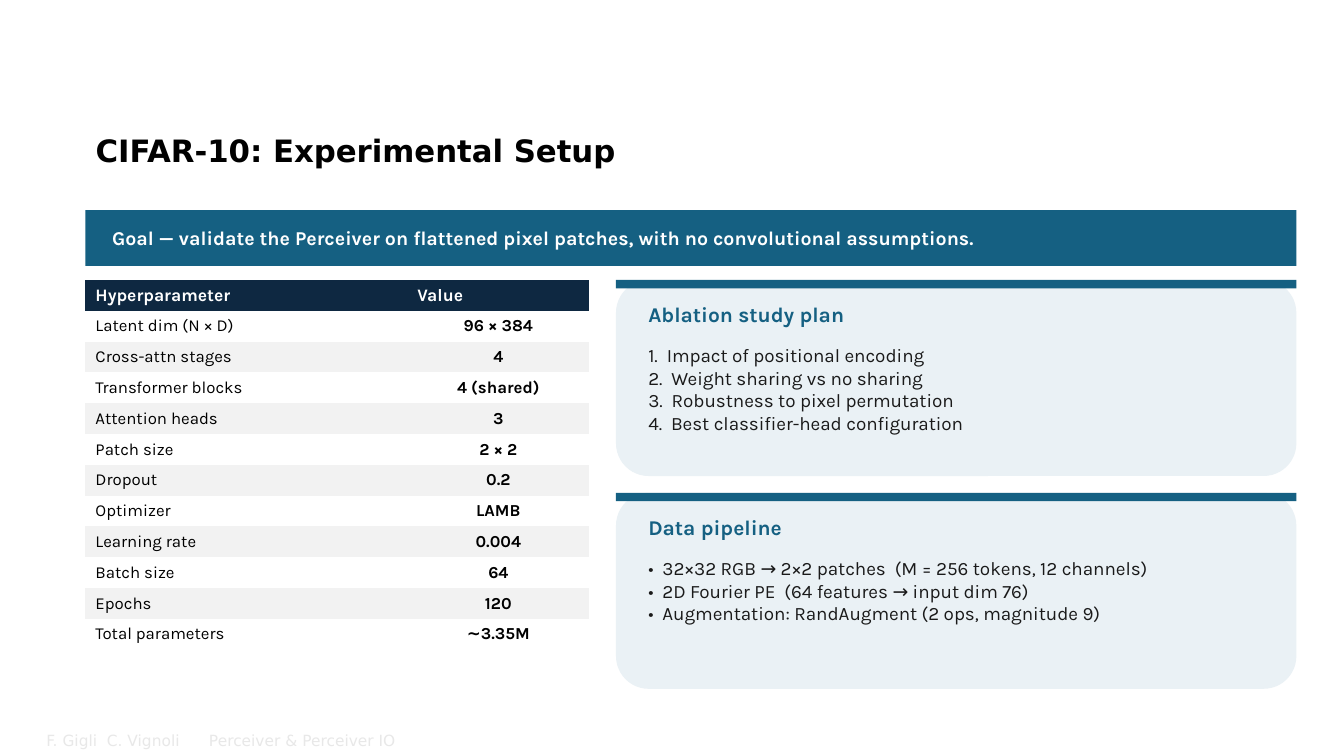
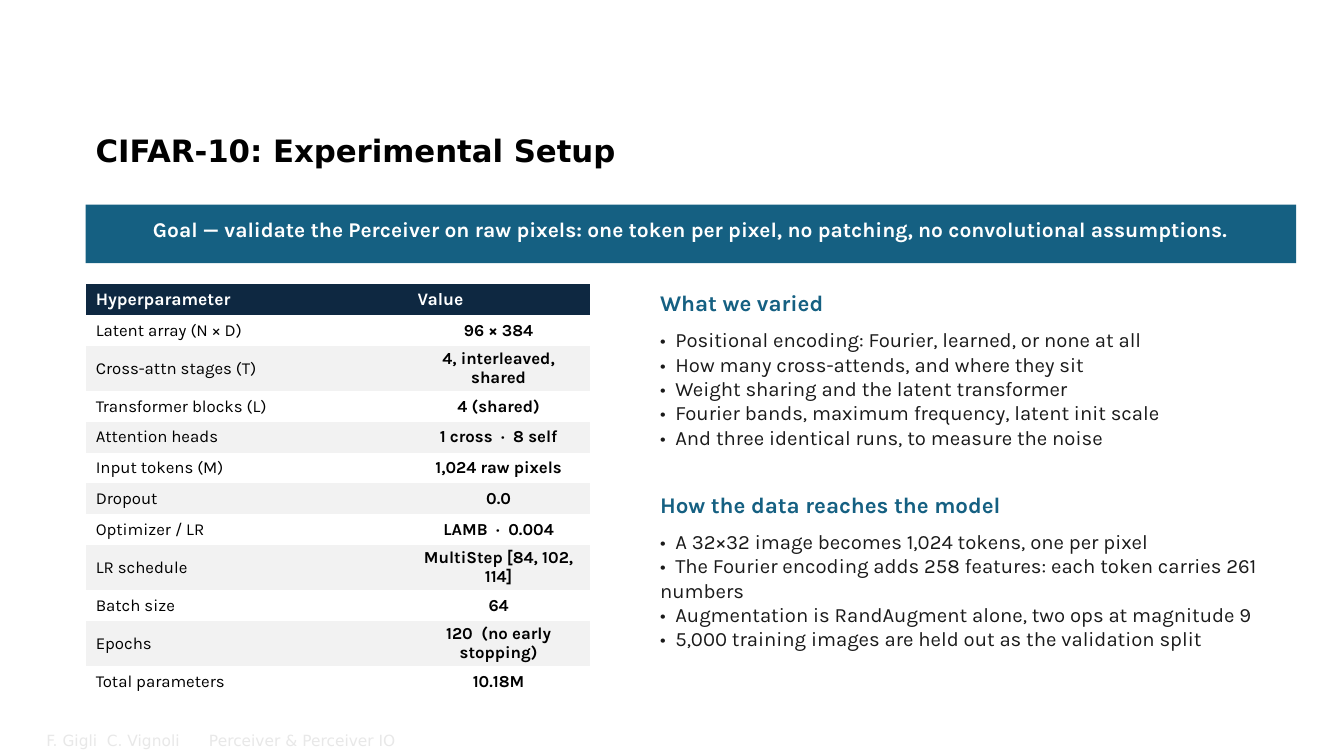
Before and after one commit to FrancescoGigli/Perceiver_project, a slide deck: slide 15 of sito/slide/Perceiver & Perceiver IO.pptx. Drawn at 1344x756 pixels with LibreOffice and Linux fonts; fonts in the diff are those of the drawing; background and template pictures are left out. Boxes give left, top, right and bottom in pixels: in the first picture for what was removed or moved away, otherwise in the second. Text is boxed around its words. In the diff, an @@ line names an element or a change of style, - is before the commit and + after.

```diff
--- a/sito/slide/Perceiver & Perceiver IO.pptx
+++ b/sito/slide/Perceiver & Perceiver IO.pptx
@@ rectangle: place and size @@
-rectangle at (86,210,1297,266)
+rectangle at (86,205,1297,263)
@@ text "Goal — validate the Perceiver ..." at (153,222,1227,243): vertical alignment middle to top @@
@@ text at (153,222,1227,243): text changed; size 14 to 15 pt @@
-Goal — validate the Perceiver on flattened pixel patches, with no convolutional assumptions.
+Goal — validate the Perceiver on raw pixels: one token per pixel, no patching, no convolutional assumptions.
@@ table at (86,284,590,695) @@
-row 2, column 1: Latent dim (N × D)
+row 2, column 1: Latent array (N × D)
-row 3, column 1: Cross-attn stages
+row 3, column 1: Cross-attn stages (T)
-row 3, column 2: 4
+row 3, column 2: 4, interleaved, shared
-row 4, column 1: Transformer blocks
+row 4, column 1: Transformer blocks (L)
-row 5, column 2: 3
+row 5, column 2: 1 cross · 8 self
-row 6, column 1: Patch size
+row 6, column 1: Input tokens (M)
-row 6, column 2: 2 × 2
+row 6, column 2: 1,024 raw pixels
-row 7, column 2: 0.2
+row 7, column 2: 0.0
-row 8, column 1: Optimizer
+row 8, column 1: Optimizer / LR
-row 8, column 2: LAMB
+row 8, column 2: LAMB · 0.004
-row 9, column 1: Learning rate
+row 9, column 1: LR schedule
-row 9, column 2: 0.004
+row 9, column 2: MultiStep [84, 102, 114]
-row 11, column 2: 120
+row 11, column 2: 120 (no early stopping)
-row 12, column 2: ∼3.35M
+row 12, column 2: 10.18M
@@ table: place and size @@
-table at (86,280,590,650)
+table at (86,284,590,695)
@@ rounded rectangle removed at (616,280,1297,476) @@
@@ rectangle removed at (616,280,1297,288) @@
@@ text at (660,295,823,312): text changed; size 15 to 16 pt @@
-Ablation study plan
+What we varied
@@ text at (675,333,1159,447): text changed; size 13.5 to 14.5 pt @@
-1. Impact of positional encoding
-2. Weight sharing vs no sharing
-3. Robustness to pixel permutation
-4. Best classifier-head configuration
+• Positional encoding: Fourier, learned, or none at all
+• How many cross-attends, and where they sit
+• Weight sharing and the latent transformer
+• Fourier bands, maximum frequency, latent init scale
+• And three identical runs, to measure the noise
@@ rounded rectangle removed at (616,493,1297,689) @@
@@ rectangle removed at (616,493,1297,501) @@
@@ text at (660,497,1000,514): text changed; size 15 to 16 pt @@
-Data pipeline
+How the data reaches the model
@@ text at (660,535,1256,651): text changed; size 13.5 to 14.5 pt @@
-• 32×32 RGB → 2×2 patches (M = 256 tokens, 12 channels)
-• 2D Fourier PE (64 features → input dim 76)
-• Augmentation: RandAugment (2 ops, magnitude 9)
+• A 32×32 image becomes 1,024 tokens, one per pixel
+• The Fourier encoding adds 258 features: each token carries 261 numbers
+• Augmentation is RandAugment alone, two ops at magnitude 9
+• 5,000 training images are held out as the validation split
```
Also in this commit, not shown: 19 other slides changed, 12 slides added, 9 slides removed, 20 other files.
